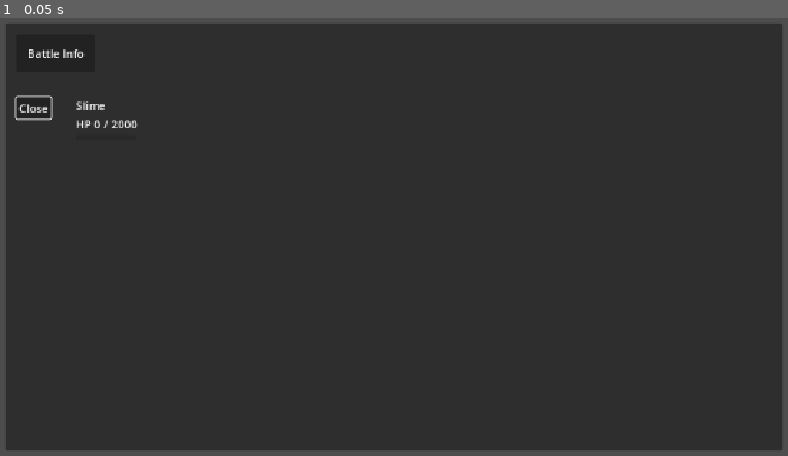
Above: before the commit, frame 1.
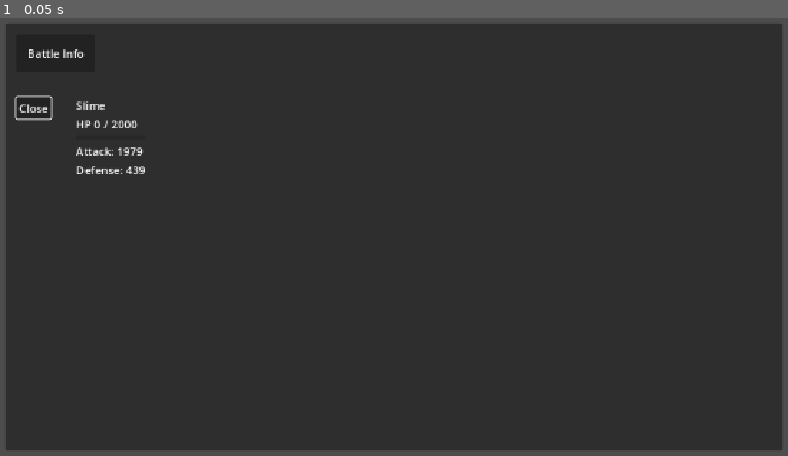
Above: after the commit, the same moment.

Repository: Adnyropast/pwkz-godot-4.7
Game: Godot game, scene res://scenes/battle_info_screen.tscn
The game is run twice, just before and just after one commit, with the same random seed, the same clock (stepped at 60 frames per second) and the same inputs. This scene is started directly instead of the project's main scene. The engine's default icon, where the game draws it, is replaced by a stand-in: a white triangle on a blue panel in a dark square.
Inputs:
- Up to frame 1 (0.05 s): no input

The runs differ from the first frame. In frame 1, 0.2% of the frame differs, in the area x 9-19%, y 29-36%.

Commit message:
feat: add battle info enemies stats

Diff:
--- a/scenes/battle_info_screen.gd
+++ b/scenes/battle_info_screen.gd
@@ -5,20 +5,27 @@
 @onready var hp_label: Label = $MarginContainer/PanelContainer/VBoxContainer/HBoxContainer2/MarginContainer2/VBoxContainer/VBoxContainer/HBoxContainer/HBoxContainer/HPLabel
 @onready var max_hp_label: Label = $MarginContainer/PanelContainer/VBoxContainer/HBoxContainer2/MarginContainer2/VBoxContainer/VBoxContainer/HBoxContainer/HBoxContainer/MaxHPLabel
 @onready var hp_bar: ProgressBar = $MarginContainer/PanelContainer/VBoxContainer/HBoxContainer2/MarginContainer2/VBoxContainer/VBoxContainer/HPBar
+@onready var attack_label: Label = $MarginContainer/PanelContainer/VBoxContainer/HBoxContainer2/MarginContainer2/VBoxContainer/HBoxContainer/AttackLabel
+@onready var defense_label: Label = $MarginContainer/PanelContainer/VBoxContainer/HBoxContainer2/MarginContainer2/VBoxContainer/HBoxContainer2/DefenseLabel
 @onready var statuses_container: Container = $MarginContainer/PanelContainer/VBoxContainer/HBoxContainer2/MarginContainer2/VBoxContainer/StatusesContainer
 @onready var first_button: Button = $MarginContainer/PanelContainer/VBoxContainer/HBoxContainer2/MarginContainer/VBoxContainer/ButtonClose
 
 func _ready() -> void:
+	update_stats()
+	update_statuses()
+	Navigation.button_grab_focus(first_button)
+
+func _on_button_close_pressed() -> void:
+	close_button_pressed.emit()
+
+func update_stats() -> void:
 	name_label.text = Enemy.get_enemy_name()
 	max_hp_label.text = str(Enemy.get_max_hp())
 	hp_label.text = str(Enemy.hp)
 	hp_bar.max_value = Enemy.get_max_hp()
 	hp_bar.value = Enemy.hp
-	update_statuses()
-	Navigation.button_grab_focus(first_button)
-
-func _on_button_close_pressed() -> void:
-	close_button_pressed.emit()
+	attack_label.text = str(Enemy.get_stat_attack())
+	defense_label.text = str(Enemy.get_stat_defense())
 
 func update_statuses() -> void:
 	if Enemy.is_defending:
--- a/scenes/battle_info_screen.tscn
+++ b/scenes/battle_info_screen.tscn
@@ -135,6 +135,28 @@
 value = 100.0
 show_percentage = false
 
+[node name="HBoxContainer" type="HBoxContainer" parent="MarginContainer/PanelContainer/VBoxContainer/HBoxContainer2/MarginContainer2/VBoxContainer" unique_id=1473702504]
+layout_mode = 2
+
+[node name="Label" type="Label" parent="MarginContainer/PanelContainer/VBoxContainer/HBoxContainer2/MarginContainer2/VBoxContainer/HBoxContainer" unique_id=1076770607]
+layout_mode = 2
+text = "Attack:"
+
+[node name="AttackLabel" type="Label" parent="MarginContainer/PanelContainer/VBoxContainer/HBoxContainer2/MarginContainer2/VBoxContainer/HBoxContainer" unique_id=130728787]
+layout_mode = 2
+text = "9999"
+
+[node name="HBoxContainer2" type="HBoxContainer" parent="MarginContainer/PanelContainer/VBoxContainer/HBoxContainer2/MarginContainer2/VBoxContainer" unique_id=125287112]
+layout_mode = 2
+
+[node name="Label" type="Label" parent="MarginContainer/PanelContainer/VBoxContainer/HBoxContainer2/MarginContainer2/VBoxContainer/HBoxContainer2" unique_id=674385384]
+layout_mode = 2
+text = "Defense:"
+
+[node name="DefenseLabel" type="Label" parent="MarginContainer/PanelContainer/VBoxContainer/HBoxContainer2/MarginContainer2/VBoxContainer/HBoxContainer2" unique_id=87448442]
+layout_mode = 2
+text = "9999"
+
 [node name="StatusesContainer" type="VBoxContainer" parent="MarginContainer/PanelContainer/VBoxContainer/HBoxContainer2/MarginContainer2/VBoxContainer" unique_id=1303263917]
 layout_mode = 2
 
